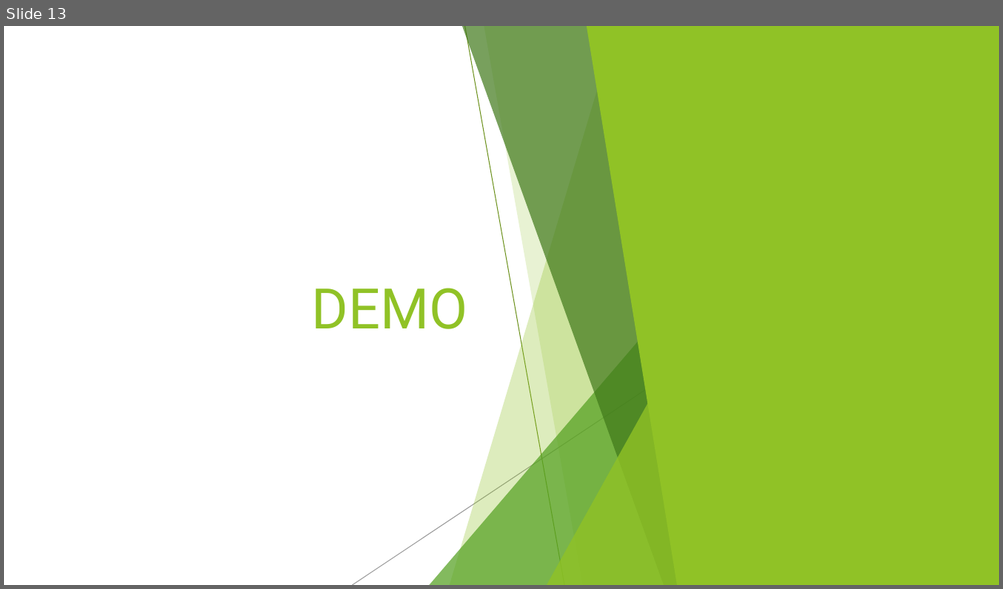
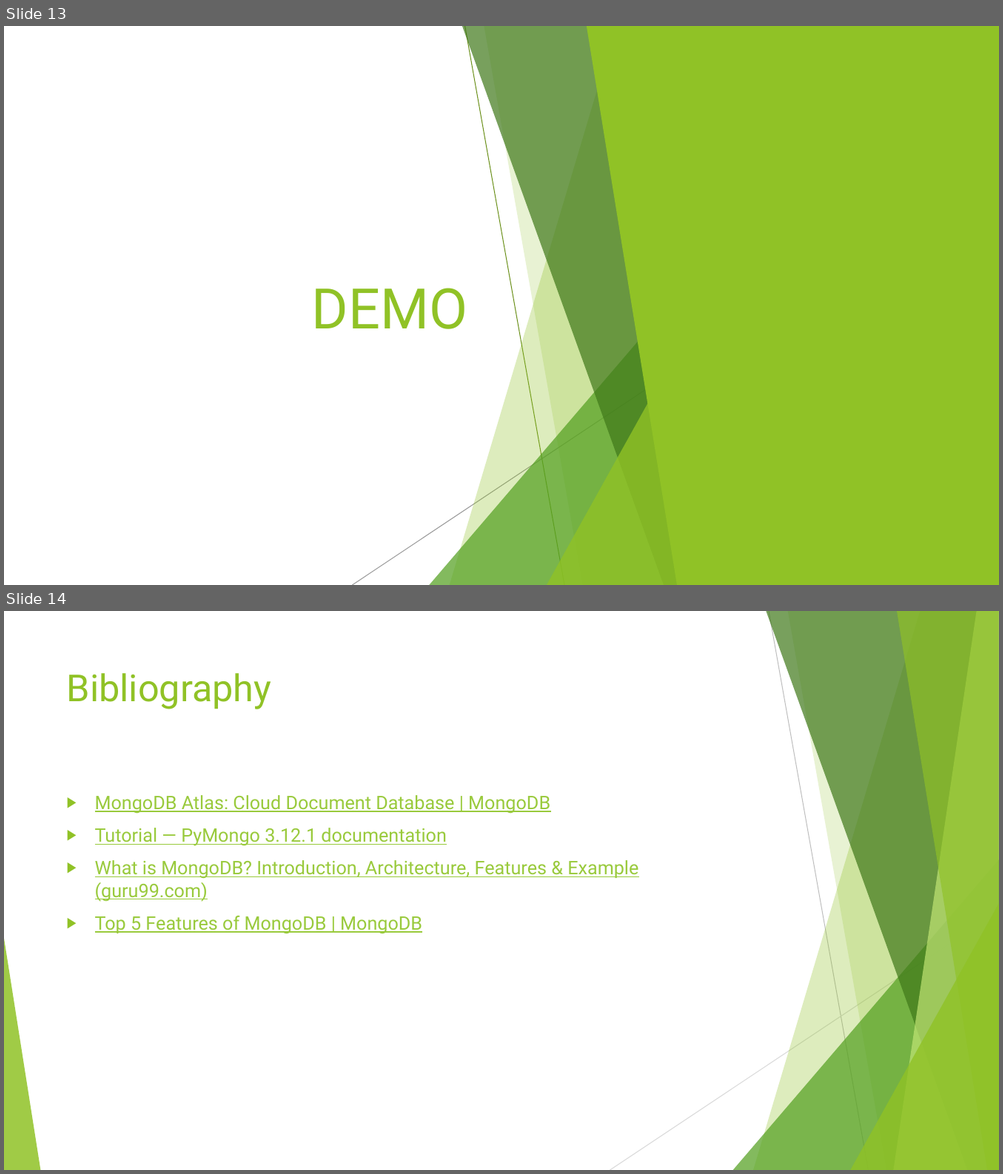
Before and after one commit to Mustafalou/ProjectNosql, a slide deck: Présentation Nosql.pptx. Shown one above the other, each under a label of ours: slide 13 before the commit, slides 13 and 14 after it. The pictures are 1003x589 and 1003x1174 pixels, drawn with LibreOffice and Linux fonts; fonts in the diff are those of the drawing. Boxes give left, top, right and bottom in pixels: in the first picture for what was removed or moved away, otherwise in the second. Text is boxed around its words. In the diff, an @@ line names an element or a change of style, - is before the commit and + after.

Commit message:
change and end

```diff
--- a/Présentation Nosql.pptx
+++ b/Présentation Nosql.pptx
@@ slide 14 added at [4,611,999,1170], background #FFFFFF; not listed: 8 template elements that a slide beside it also shows @@
@@ line added from (768, 611) to (868, 1170), #BFBFBF 0.75 pt @@
@@ title added at [67,673,272,709], 36 pt, text #90C226 @@
+Bibliography
@@ text added at [95,795,638,934], 18 pt, text #99CA3C, underline @@
+▶ MongoDB Atlas: Cloud Document Database | MongoDB
+▶ Tutorial — PyMongo 3.12.1 documentation
+▶ What is MongoDB? Introduction, Architecture, Features & Example (guru99.com)
+▶ Top 5 Features of MongoDB | MongoDB
@@ line added from (999, 911) to (610, 1170), #D9D9D9 0.75 pt @@
```
